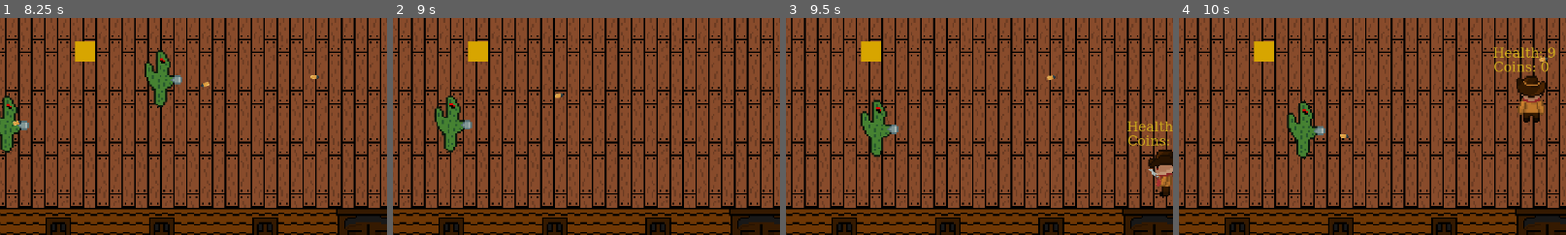
Above: before the commit, frames 1-4 (left to right).
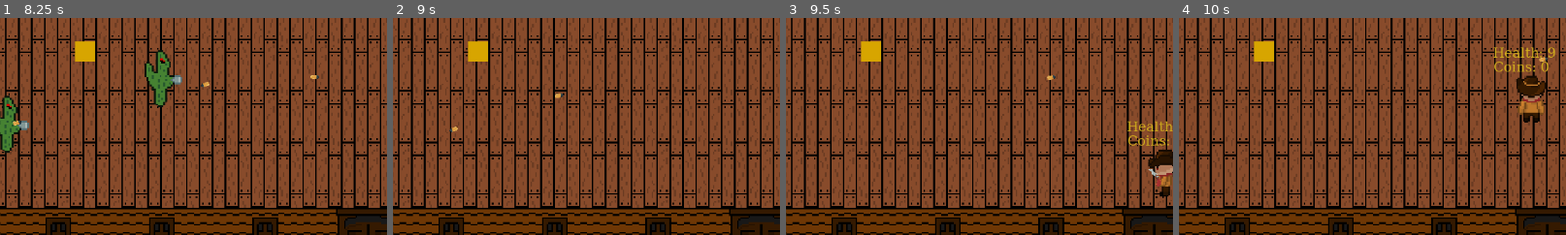
Above: after the commit, the same moments.

Repository: samuelbingham07/Western-Game-Jam
Game: Godot game, scene res://Scenes/main_game.tscn
Two runs of this game, one before a commit and one after it. Both use one fixed random seed, a clock stepped at 60 frames per second and the inputs below.
Inputs (mouse positions are % of the whole screen's width and height, from its top left):
- Up to frame 1 (8.25 s): tap Enter at 0.5 s; move the mouse to (72, 45) at 0.52 s; hold D (right) 0.53-1.28 s; click (72, 45) at 0.6 s; move the mouse to (30, 55) at 1.27 s; hold S (down) 1.28-2.03 s; click (30, 55) at 1.35 s; move the mouse to (60, 28) at 2.02 s; hold D (right) 2.03-2.78 s; click (60, 28) at 2.1 s; move the mouse to (45, 70) at 2.77 s; hold W (up) 2.78-3.53 s; click (45, 70) at 2.85 s; move the mouse to (80, 65) at 3.52 s; hold A (left) 3.53-5.03 s; click (80, 65) at 3.6 s; tap R (reload) at 4.15 s; move the mouse to (20, 35) at 4.27 s; click (20, 35) at 4.35 s; move the mouse to (55, 50) at 5.02 s; hold S (down) 5.03-5.78 s; click (55, 50) at 5.1 s; move the mouse to (35, 25) at 5.77 s; hold D (right) 5.78-6.53 s; click (35, 25) at 5.85 s; move the mouse to (72, 45) at 6.52 s; hold W (up) 6.53-7.28 s; click (72, 45) at 6.6 s; move the mouse to (30, 55) at 7.27 s; hold D (right) 7.28-8.03 s; click (30, 55) at 7.35 s; move the mouse to (60, 28) at 8.02 s; hold S (down) from 8.03 s (still down); click (60, 28) at 8.1 s
- Up to frame 2 (9 s): move the mouse to (45, 70) at 8.77 s; release S (down) at 8.78 s; hold A (left) from 8.78 s (still down); click (45, 70) at 8.85 s
- Up to frame 3 (9.5 s): keep holding A (left)
- Up to frame 4 (10 s): move the mouse to (80, 65) at 9.52 s; release A (left) at 9.53 s; hold W (up) from 9.53 s (still down); click (80, 65) at 9.6 s
The pictures show only the part of the screen within x 2-52%, y 39-89%; the shares and areas given below are measured in that part.

Frame 1 is identical in both runs. In frame 2, 1.3% of the frame differs, in the area x 10-21%, y 35-63%; in frame 3, 1.3%; in frame 4, 1.3%, in the area x 27-44%, y 38-65%.

Commit message:
change layers

Diff:
--- a/western-bullet-hell/Scenes/enemy.tscn
+++ b/western-bullet-hell/Scenes/enemy.tscn
@@ -16,8 +16,7 @@
 
 [node name="Area2D" type="Area2D" parent="." unique_id=585487680]
 scale = Vector2(10, 10)
-collision_layer = 4
-collision_mask = 258
+collision_mask = 257
 
 [node name="CollisionShape2D" type="CollisionShape2D" parent="Area2D" unique_id=1272815212]
 position = Vector2(2.646978e-23, 0.099999994)
--- a/western-bullet-hell/Scrips/bullet.gd
+++ b/western-bullet-hell/Scrips/bullet.gd
@@ -2,14 +2,24 @@
 
 const SPEED := 300
 var speed_multiplier := 1.0
+var from_player := false  # set to true when player shoots
 
 func _ready() -> void:
 	$Area2D/CollisionShape2D.set_deferred("disabled", true)
-	await get_tree().create_timer(0.3).timeout
+	await get_tree().create_timer(0.2).timeout
 	$Area2D/CollisionShape2D.set_deferred("disabled", false)
 
 func _process(delta: float) -> void:
 	position += transform.x * SPEED * speed_multiplier * delta
 
 func _on_area_2d_area_entered(area: Area2D) -> void:
+	var parent = area.get_parent()
+	if from_player and parent.has_method("take_damage"):
+		parent.take_damage(1)
+		queue_free()
+	elif not from_player and parent.has_method("damage_dealt"):
+		parent.damage_dealt(1)
+		queue_free()
+
+func _on_visible_on_screen_notifier_2d_screen_exited() -> void:
 	queue_free()
--- a/western-bullet-hell/Scrips/gun.gd
+++ b/western-bullet-hell/Scrips/gun.gd
@@ -2,6 +2,7 @@
 
 var gun_jammed = false
 var available_bullets = 0
+
 @export var max_bullets = 6
 @onready var Bullet = preload("res://Scenes/bullet.tscn")
 @onready var animated_sprite_2d: AnimatedSprite2D = $AnimatedSprite2D
@@ -25,6 +26,7 @@
 
 	if Input.is_action_just_pressed("shoot") and available_bullets > 0:
 		var bullet_instance = Bullet.instantiate()
+		bullet_instance.from_player = true
 		bullet_instance.speed_multiplier = 1.0
 		get_tree().root.add_child(bullet_instance)
 		bullet_instance.global_position.x = global_position.x + 10
